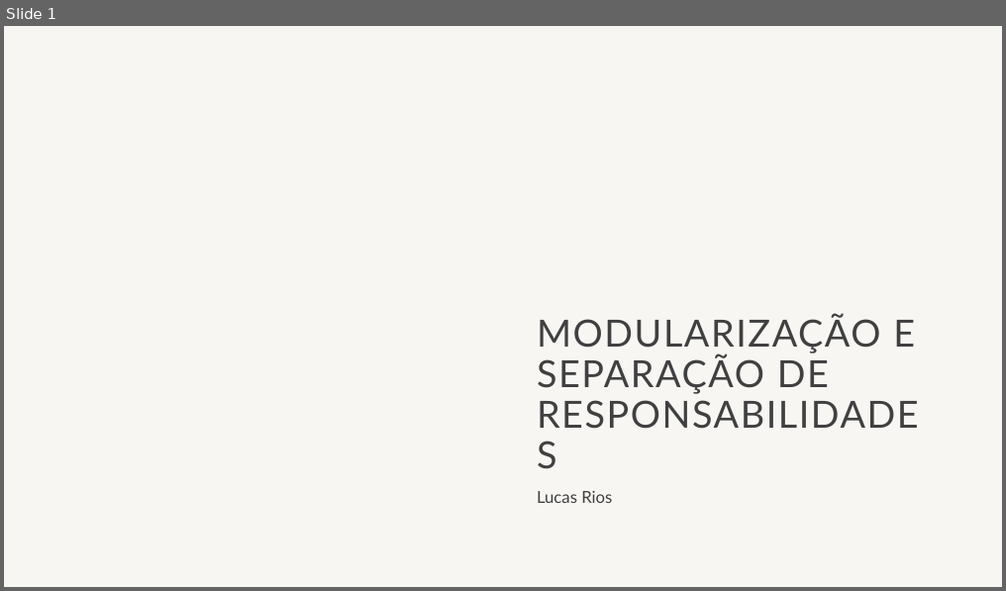
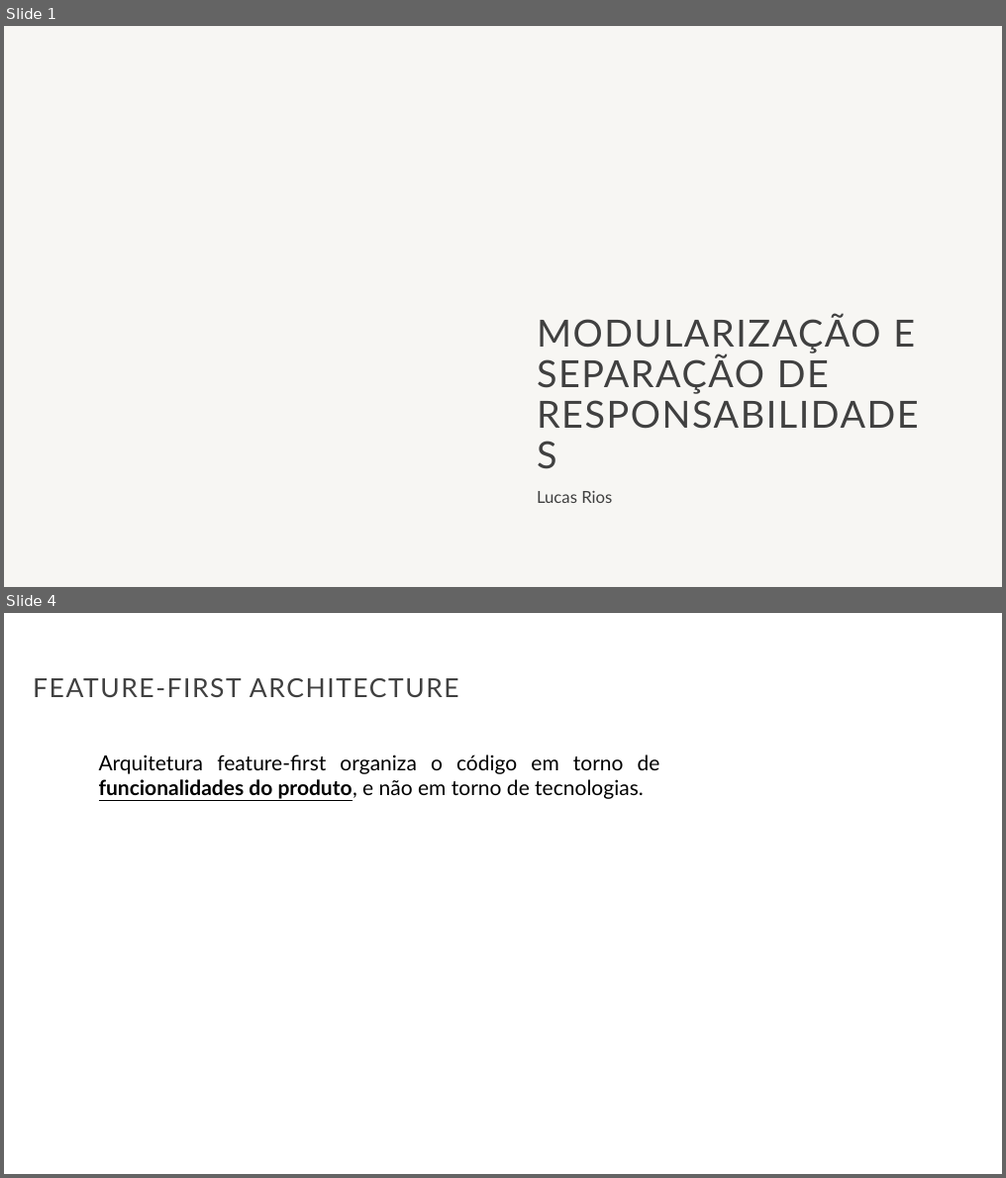
Before and after one commit to LucasRios/FIAP, a slide deck: Aula06/Aula6.pptx. Shown one above the other, each under a label of ours: slide 1 before the commit, slides 1 and 4 after it; the slides between them are not shown. The pictures are 1006x591 and 1006x1178 pixels, drawn with LibreOffice and Linux fonts; fonts in the diff are those of the drawing; background and template pictures are left out. Boxes give left, top, right and bottom in pixels: in the first picture for what was removed or moved away, otherwise in the second. Text is boxed around its words. In the diff, an @@ line names an element or a change of style, - is before the commit and + after.

```diff
--- a/Aula06/Aula6.pptx
+++ b/Aula06/Aula6.pptx
@@ slide 4 added at [4,613,1002,1174], background #FFFFFF @@
@@ title added at [33,678,459,697], 25.2 pt, text #404040 @@
+FEATURE-FIRST ARCHITECTURE
@@ text added at [99,755,660,799], 20 pt, text #000000 @@
+Arquitetura feature-first organiza o código em torno de funcionalidades do produto, e não em torno de tecnologias.
```
Also in this commit, not shown: 22 other slides added, 15 slides removed.
